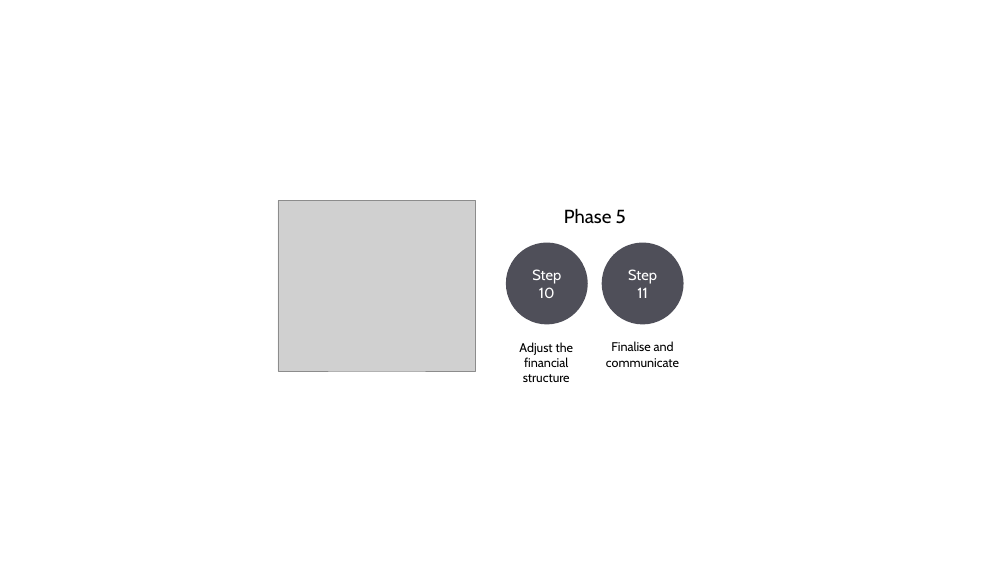
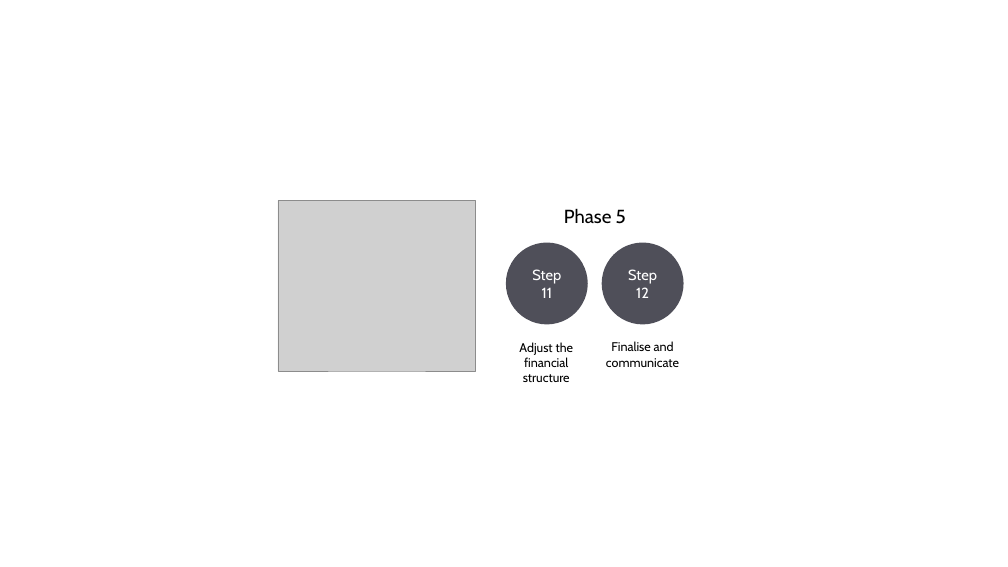
Before and after one commit to IDF-RMSG/DisasterRiskPooling, a slide deck: slide 5 of docs/src/src_img/guidanceimg/redesign_guidanceImage.pptx. Drawn at 1008x567 pixels with LibreOffice and Linux fonts; fonts in the diff are those of the drawing; grey boxes stand for pictures. Boxes give left, top, right and bottom in pixels: in the first picture for what was removed or moved away, otherwise in the second. Text is boxed around its words. In the diff, an @@ line names an element or a change of style, - is before the commit and + after.

```diff
--- a/docs/src/src_img/guidanceimg/redesign_guidanceImage.pptx
+++ b/docs/src/src_img/guidanceimg/redesign_guidanceImage.pptx
@@ text in ellipse at [532,269,561,298]: text changed @@
-Step 10
+Step 11
@@ text in ellipse at [628,269,657,298]: text changed @@
-Step 11
+Step 12
```
Also in this commit, not shown: 2 other slides changed, 5 other files.
